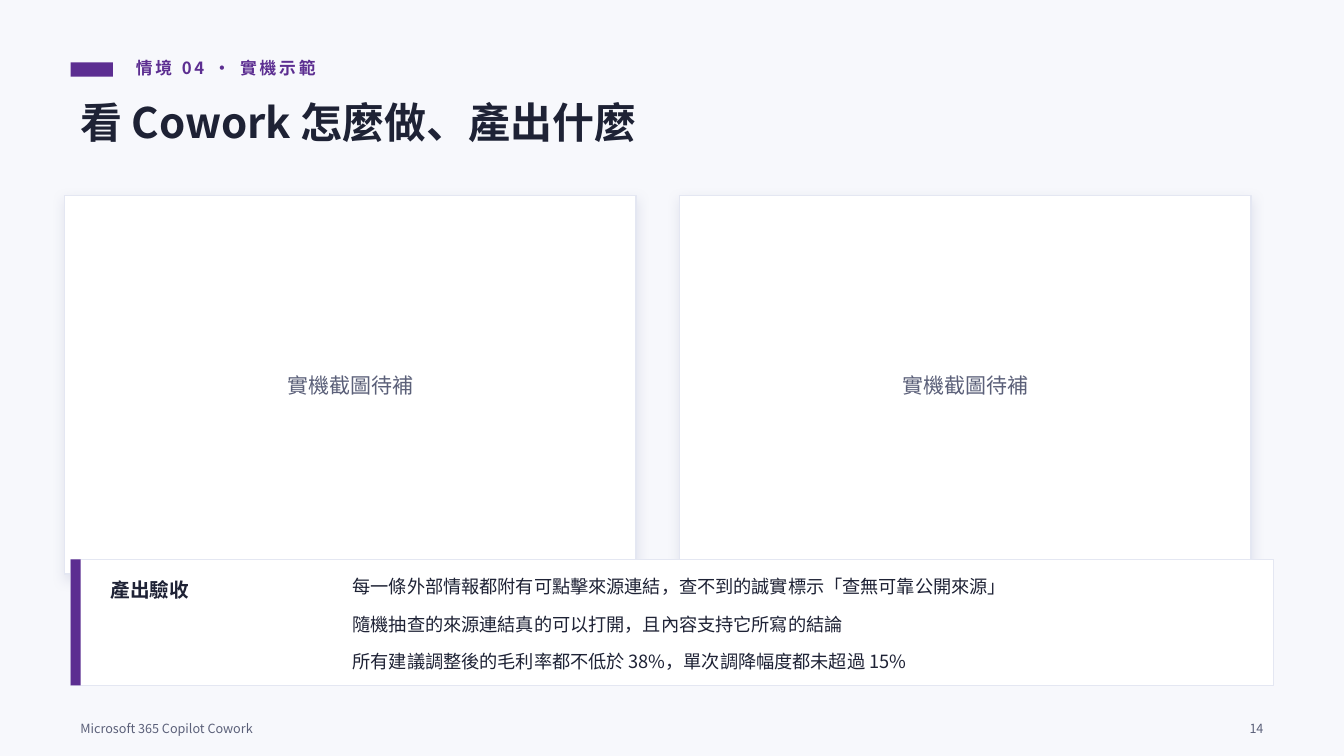
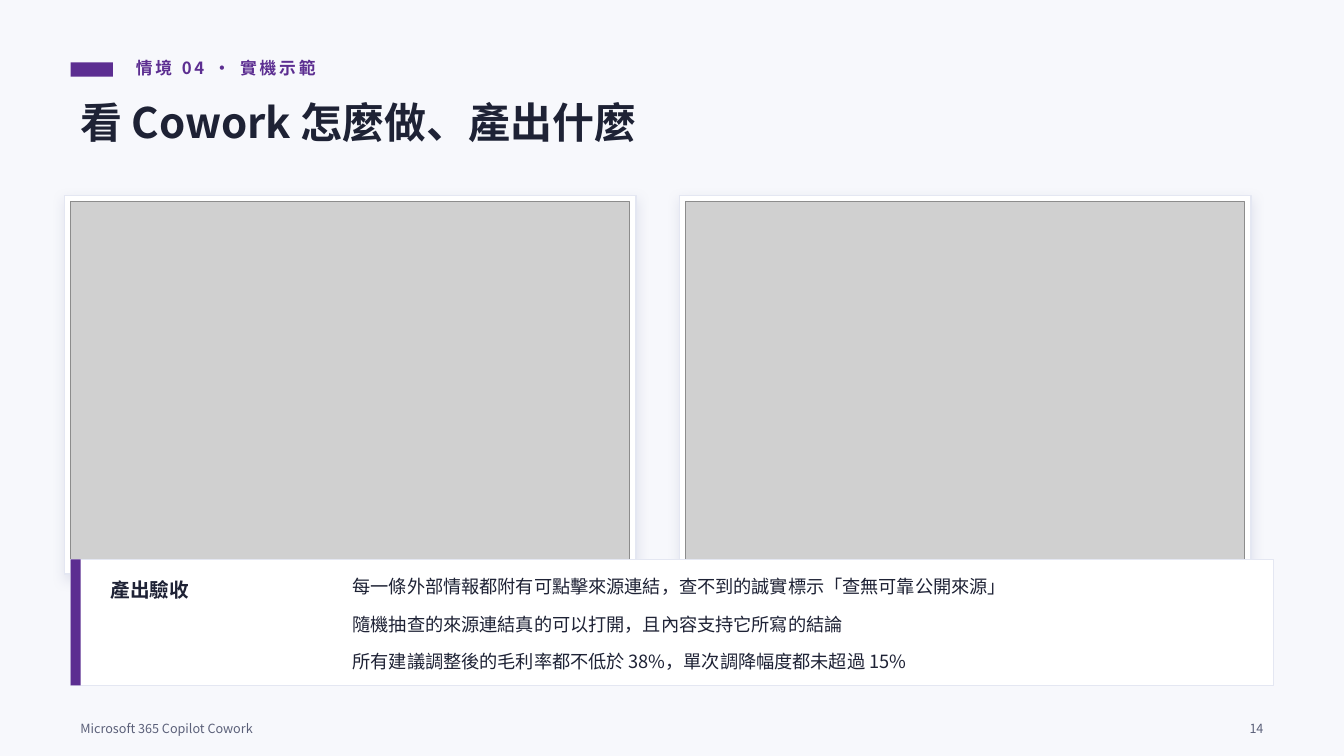
Before and after one commit to AndyHung11/Copilot-in-1mins, a slide deck: slide 15 of CoworkPlaybook/Cowork_教育訓練簡報_零售通路版.pptx. Drawn at 1344x756 pixels with LibreOffice and Linux fonts; fonts in the diff are those of the drawing; grey boxes stand for pictures; background and template pictures are left out. Boxes give left, top, right and bottom in pixels: in the first picture for what was removed or moved away, otherwise in the second. Text is boxed around its words. In the diff, an @@ line names an element or a change of style, - is before the commit and + after.

```diff
--- a/CoworkPlaybook/Cowork_教育訓練簡報_零售通路版.pptx
+++ b/CoworkPlaybook/Cowork_教育訓練簡報_零售通路版.pptx
@@ picture added at bbox=[71, 202, 630, 568] @@
@@ picture added at bbox=[686, 202, 1245, 568] @@
@@ text removed at bbox=[287, 375, 413, 395] @@
-實機截圖待補
@@ text removed at bbox=[902, 375, 1028, 395] @@
-實機截圖待補
```
Also in this commit, not shown: 6 other slides changed, 2 other files.
